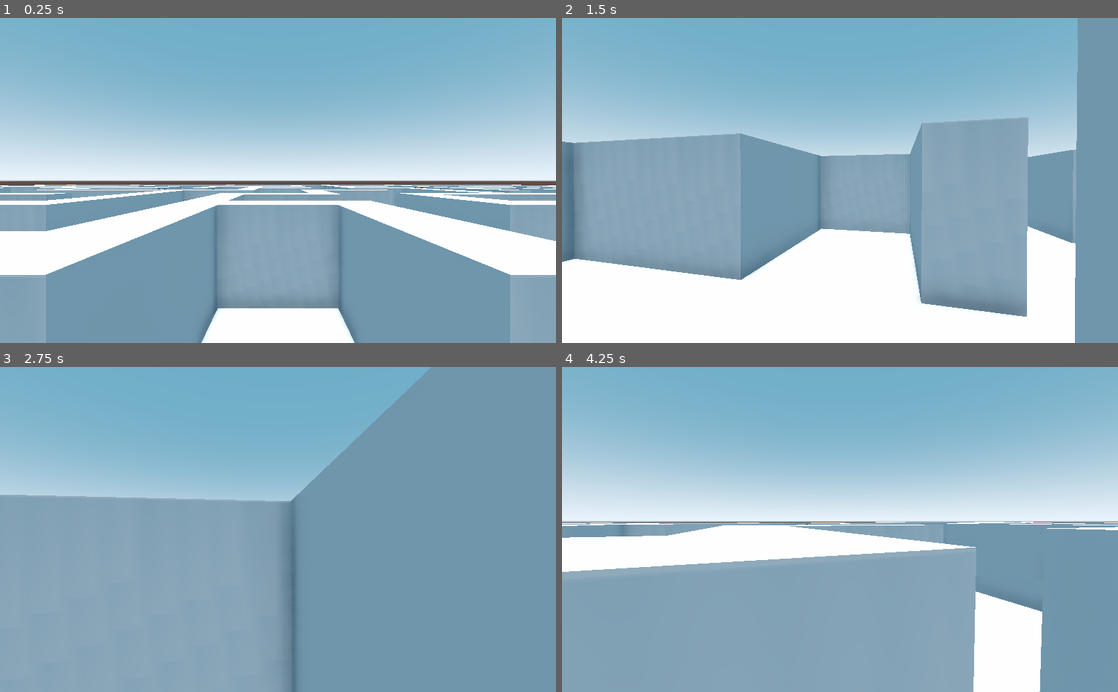
Above: before the commit, frames 1-4 (two rows, left to right).
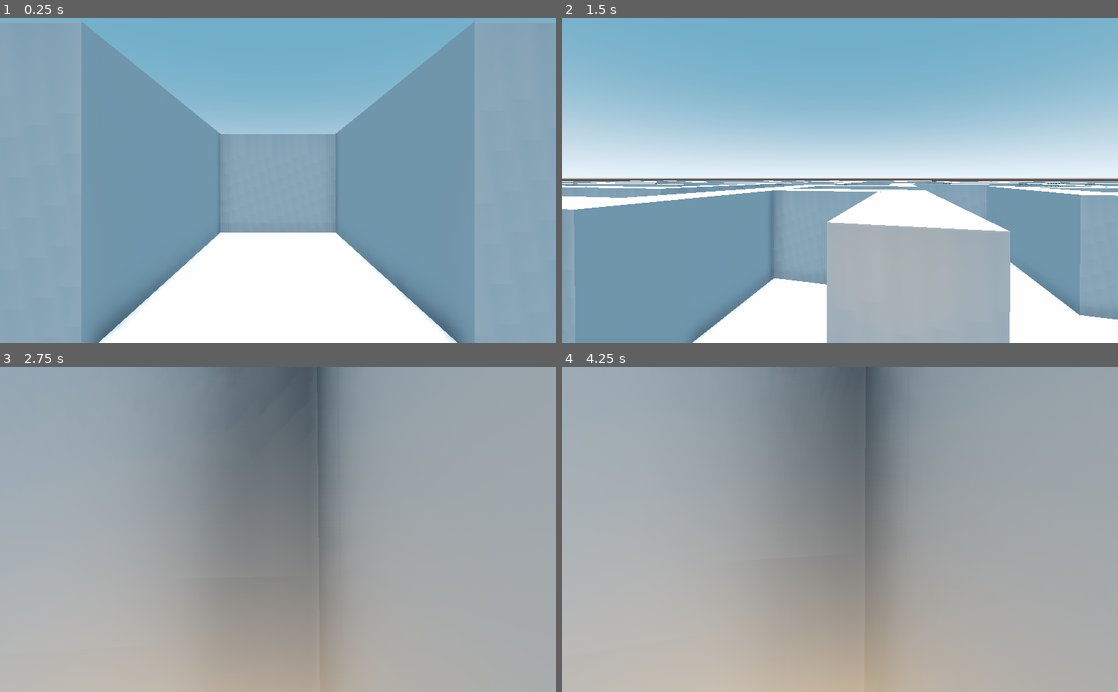
Above: after the commit, the same moments.

Repository: pragma-strict/stone-soup-GGJ
Game: Godot game, scene res://Scenes/Main.tscn
The game is run twice, just before and just after one commit, with the same random seed, the same clock (stepped at 60 frames per second) and the same inputs.
Inputs (mouse positions are in pixels of both pictures, inside the frame that each line leads up to):
- Up to frame 1 (0.25 s): no input
- Up to frame 2 (1.5 s): move the mouse to (962, 164) at 0.52 s; hold D (move_right) 0.53-1.28 s; tap Space (action_jump) at 0.6, 0.77, 1.07, 1.35 s; click (962, 164) at 0.67 s; move the mouse to (812, 180) at 1.27 s; hold W (move_forward) from 1.28 s (still down)
- Up to frame 3 (2.75 s): keep holding W (move_forward); tap Space (action_jump) at 1.52, 1.82, 2.1 s; move the mouse to (289, 523) at 2.02 s
- Up to frame 4 (4.25 s): keep holding W (move_forward); move the mouse to (834, 536) at 2.77 s; tap Space (action_jump) at 2.85, 3.02, 3.32, 3.6, 3.77, 4.07 s; move the mouse to (878, 532) at 3.52 s

The runs differ from the first frame. In frame 1, 56% of the frame differs, in the area x 0-100%, y 1-100%; in frame 2, 46%; in frame 3, 99%; in frame 4, 100%, in the area x 0-100%, y 0-100%.

Commit message:
Make tiles scenes and fix movement

Diff:
--- /dev/null
+++ b/Scenes/Corner Tile.tscn
@@ -0,0 +1,15 @@
+[gd_scene load_steps=3 format=2]
+
+[ext_resource path="res://Meshes/corner.obj" type="ArrayMesh" id=1]
+
+[sub_resource type="BoxShape" id=1]
+
+[node name="StaticBody" type="StaticBody"]
+
+[node name="MeshInstance" type="MeshInstance" parent="."]
+mesh = ExtResource( 1 )
+material/0 = null
+
+[node name="CollisionShape" type="CollisionShape" parent="."]
+transform = Transform( 0.3, 0, 0, 0, 1.1, 0, 0, 0, 0.3, 0, 1.1, 0 )
+shape = SubResource( 1 )
--- /dev/null
+++ b/Scenes/Door Tile.tscn
@@ -0,0 +1,16 @@
+[gd_scene load_steps=3 format=2]
+
+[sub_resource type="BoxShape" id=1]
+
+[sub_resource type="CubeMesh" id=2]
+
+[node name="StaticBody" type="StaticBody"]
+
+[node name="CollisionShape" type="CollisionShape" parent="."]
+transform = Transform( 0.7, 0, 0, 0, 0.5, 0, 0, 0, 0.25, 0, 0.5, 0 )
+shape = SubResource( 1 )
+
+[node name="MeshInstance" type="MeshInstance" parent="."]
+transform = Transform( 0.7, 0, 0, 0, 0.5, 0, 0, 0, 0.3, 0, 0.5, 0 )
+mesh = SubResource( 2 )
+material/0 = null
--- /dev/null
+++ b/Scenes/Floor Tile.tscn
@@ -0,0 +1,15 @@
+[gd_scene load_steps=3 format=2]
+
+[ext_resource path="res://Meshes/path.obj" type="ArrayMesh" id=1]
+
+[sub_resource type="BoxShape" id=1]
+
+[node name="StaticBody" type="StaticBody"]
+
+[node name="CollisionShape" type="CollisionShape" parent="."]
+transform = Transform( 0.7, 0, 0, 0, 0.5, 0, 0, 0, 0.7, 0, 0.5, 0 )
+shape = SubResource( 1 )
+
+[node name="MeshInstance" type="MeshInstance" parent="."]
+mesh = ExtResource( 1 )
+material/0 = null
--- a/Scenes/Main.tscn
+++ b/Scenes/Main.tscn
@@ -8,10 +8,12 @@
 [ext_resource path="res://Scripts/PlayerCam.gd" type="Script" id=6]
 [ext_resource path="res://Scripts/Player.gd" type="Script" id=7]
 [ext_resource path="res://Scripts/GameManager.gd" type="Script" id=8]
+[ext_resource path="res://Scenes/Wall Tile.tscn" type="PackedScene" id=9]
+[ext_resource path="res://Scenes/Floor Tile.tscn" type="PackedScene" id=10]
+[ext_resource path="res://Scenes/Corner Tile.tscn" type="PackedScene" id=11]
+[ext_resource path="res://Scenes/Door Tile.tscn" type="PackedScene" id=12]
 
-[sub_resource type="CapsuleShape" id=2]
-
-[sub_resource type="BoxShape" id=3]
+[sub_resource type="CylinderShape" id=6]
 
 [sub_resource type="PlaneMesh" id=4]
 
@@ -28,7 +30,7 @@
 "times": PoolRealArray( 0, 4 ),
 "transitions": PoolRealArray( 0.31864, 1 ),
 "update": 0,
-"values": [ 10.0, 0.0 ]
+"values": [ 16.0, 0.0 ]
 }
 
 [node name="GameManager" type="Node"]
@@ -39,7 +41,13 @@
 transform = Transform( 1, 0, 0, 0, 1, 0, 0, 0, 1, 0, -0.962774, 0 )
 script = ExtResource( 1 )
 graph_dimensions = Vector2( 15, 15 )
-scale = 2.0
+scale = 3.0
+tile_scenes = {
+"Corner": ExtResource( 11 ),
+"Door": ExtResource( 12 ),
+"Path": ExtResource( 10 ),
+"Wall": ExtResource( 9 )
+}
 tile_meshes = {
 "Corner": ExtResource( 3 ),
 "Door": ExtResource( 5 ),
@@ -53,41 +61,26 @@
 __meta__ = {
 "_edit_group_": true
 }
+movement_speed = 10.0
 
 [node name="PlayerCam" type="Camera" parent="Player"]
+transform = Transform( 1, 0, 0, 0, 1, 0, 0, 0, 1, 0, 0.898164, 0.384132 )
 script = ExtResource( 6 )
-__meta__ = {
-"_edit_lock_": true
-}
 
 [node name="CollisionShape" type="CollisionShape" parent="Player"]
-shape = SubResource( 2 )
-__meta__ = {
-"_edit_lock_": true
-}
+transform = Transform( 0.1, 0, 0, 0, 1, 0, 0, 0, 0.1, 0, 0, 0 )
+shape = SubResource( 6 )
 
 [node name="TorchLight" type="OmniLight" parent="Player"]
 light_color = Color( 0.709804, 0.513726, 0.0509804, 1 )
-light_energy = 0.0
+light_energy = 10.0
 shadow_enabled = true
 omni_attenuation = 6.72717
 
-[node name="Ground Plane" type="StaticBody" parent="."]
-__meta__ = {
-"_edit_group_": true,
-"_edit_lock_": true
-}
-
-[node name="CollisionShape" type="CollisionShape" parent="Ground Plane"]
-transform = Transform( 100, 0, 0, 0, -4.37114e-06, 1, 0, -100, -4.37114e-08, 0, 0, 0 )
-shape = SubResource( 3 )
-__meta__ = {
-"_edit_lock_": true
-}
-
-[node name="MeshInstance" type="MeshInstance" parent="Ground Plane"]
+[node name="MeshInstance" type="MeshInstance" parent="."]
 transform = Transform( 25, 0, 0, 0, 1, 0, 0, 0, 25, 0, 0, 0 )
 mesh = SubResource( 4 )
+skeleton = NodePath("")
 material/0 = null
 __meta__ = {
 "_edit_lock_": true
--- /dev/null
+++ b/Scenes/Wall Tile.tscn
@@ -0,0 +1,16 @@
+[gd_scene load_steps=3 format=2]
+
+[ext_resource path="res://Meshes/wall.obj" type="ArrayMesh" id=1]
+
+[sub_resource type="BoxShape" id=1]
+
+[node name="StaticBody" type="StaticBody"]
+
+[node name="MeshInstance" type="MeshInstance" parent="."]
+mesh = ExtResource( 1 )
+skeleton = NodePath("../..")
+material/0 = null
+
+[node name="CollisionShape" type="CollisionShape" parent="."]
+transform = Transform( 0.69, 0, 0, 0, 1.1, 0, 0, 0, 0.3, 0, 1.1, 0 )
+shape = SubResource( 1 )
--- a/Scripts/GameManager.gd
+++ b/Scripts/GameManager.gd
@@ -3,6 +3,7 @@
 var day_env = preload("res://Environment Settings/day_env.tres")
 var night_env = preload("res://Environment Settings/night_env.tres")
 var twilight_env = preload("res://Environment Settings/twilight_env.tres")
+
 
 export(float) var torch_burn_duration = 5
 
--- a/Scripts/Labyrinth.gd
+++ b/Scripts/Labyrinth.gd
@@ -1,8 +1,15 @@
 extends Node
 
-# How many node wide is the graph?
-export(Vector2) var graph_dimensions
+
+export(Vector2) var graph_dimensions # How many node wide is the graph?
 export(float) var scale
+
+export(Dictionary) var tile_scenes = {
+	"Path" : PackedScene,
+	"Wall" : PackedScene,
+	"Door" : PackedScene,
+	"Corner" : PackedScene
+}
 
 export(Dictionary) var tile_meshes = {
 	"Path" : Mesh,
@@ -38,8 +45,7 @@
 	var keys = tile_meshes.keys()
 	for i in range(len(keys)):
 		tile_prototypes[keys[i]] = {
-			'type' : keys[i],
-			'mesh' : tile_meshes[keys[i]]
+			'type' : keys[i]
 		}
 
 
@@ -56,10 +62,10 @@
 	var tile_index = graph.graph_to_tile_index(node_index, tilemap_dimensions)
 
 	# Collect protos for clarity
-	var corner_proto = tile_prototypes['Corner']
-	var path_proto = tile_prototypes['Path']
-	var wall_proto = tile_prototypes['Wall']
-	var door_proto = tile_prototypes['Door']
+	var corner_proto = 'Corner'
+	var path_proto = 'Path'
+	var wall_proto = 'Wall'
+	var door_proto = 'Door'
 
 	# Get tile indices
 	var corner_tl = Array2D.get_diagonal(tile_index, IntVector2.new(-1, 1), tilemap_dimensions)
@@ -105,13 +111,13 @@
 
 
 # Generates a single tile
-func generate_tile(index:int, proto:Dictionary, rot:int):
+func generate_tile(index:int, type:String, rot:int):
 	var position = Array2D.to_coordinate_vec3(index, tilemap_dimensions)
 	position.x -= round(tilemap_dimensions.x / 2)
 	position.z -= round(tilemap_dimensions.y / 2)
 	position *= scale
 	tiles[index] = {
-		'proto' : proto,
+		'type' : type,
 		'pos' : position,
 		'rot' : rot,
 		'tile' : null	 # This will be replaced with a MazeTileBase object
@@ -121,19 +127,21 @@
 # Create and add all mesh instances as children
 func instantiate_all_tiles():
 	for tile in tiles:
-		tile['tile'] = MazeTileBase.new(tile['proto']['type'], tile['proto']['mesh'], tile['pos'], tile['rot'])
-		add_child(tile['tile'].create_mesh_instance(scale))
+		var type = tile['type']
+		var scene = tile_scenes[type]
+		tile['tile'] = MazeTileBase.new(type, scene, tile['pos'], tile['rot'])
+		add_child(tile['tile'].create_scene_instance(scale))
 
 
 func deactivate_tiles(types:Array):
 	for tile in tiles:
-		if(types.has(tile['proto']['type'])):
+		if(types.has(tile['type'])):
 			tile['tile'].deactivate()
 
 
 func activate_tiles(types:Array):
 	for tile in tiles:
-		if(types.has(tile['proto']['type'])):
+		if(types.has(tile['type'])):
 			tile['tile'].activate()
 
 
--- a/Scripts/MazeTileBase.gd
+++ b/Scripts/MazeTileBase.gd
@@ -8,11 +8,21 @@
 var mesh:Mesh
 var mesh_instance:MeshInstance
 
+var packed_scene:PackedScene
 
-func _init(_type:String, _mesh:Mesh, _position:Vector3, _rotation:int):
-	mesh = _mesh
+func _init(_type:String, _scene:PackedScene, _position:Vector3, _rotation:int):
+	type = _type
+	packed_scene = _scene
 	position = _position
 	rotation = _rotation
+
+
+func create_scene_instance(scale):
+	var scene = packed_scene.instance()
+	scene.translate_object_local(position)
+	scene.rotate_object_local(Vector3(0, 1, 0), rotation * PI/2)
+	scene.scale_object_local(Vector3(scale, scale, scale))
+	return scene
 
 
 func create_mesh_instance(scale):
--- a/Scripts/Player.gd
+++ b/Scripts/Player.gd
@@ -1,40 +1,35 @@
 extends KinematicBody
 
 
+export(float) var jump_strength = 20.0
+export(float) var movement_speed = 5.0
+export(float) var gravity = 1.0
 
-var velocity = Vector3(0, 0, 0)
-
-const JUMP = 5
-const PLAYER_MOVE_SPEED = 4
-onready var GRAVITY = ProjectSettings.get("physics/3d/default_gravity") / 1000
-
-func move_forward_back(delta: float):
-	self.transform = self.transform.translated(Vector3(0, 0, delta * PLAYER_MOVE_SPEED))
-
-func move_left_right(delta: float):
-	self.transform = self.transform.translated(Vector3(delta * PLAYER_MOVE_SPEED, 0, 0))
-
-func _process(delta: float):
-	if Input.is_action_pressed("ui_up"):
-		self.move_forward_back(-delta)
-
-	elif Input.is_action_pressed("ui_down"):
-		self.move_forward_back(+delta)
-
-	if Input.is_action_pressed("ui_left"):
-		self.move_left_right(-delta)
-
-	elif Input.is_action_pressed("ui_right"):
-		self.move_left_right(+delta)
-
+var _velocity = Vector3.ZERO
+var _snap_vector = Vector3.DOWN
+var _move_direction := Vector3.ZERO
 
 func _physics_process(delta: float):
-	if Input.is_action_just_pressed("action_jump"):
-		if self.is_on_floor():
-			self.velocity.y += JUMP
+	# Handle movement
+	_move_direction.x = Input.get_action_strength("move_right") - Input.get_action_strength("move_left")
+	_move_direction.z = Input.get_action_strength("move_back") - Input.get_action_strength("move_forward")
+	_move_direction = _move_direction.rotated(Vector3.UP, rotation.y).normalized()
 
-	self.velocity -= Vector3(0, GRAVITY, 0)
-	self.velocity.y = clamp(self.velocity.y, -GRAVITY * 100, GRAVITY * 100)
+	_velocity.x = _move_direction.x * movement_speed
+	_velocity.z = _move_direction.z * movement_speed
+	_velocity.y -= gravity
 
-	self.velocity = self.move_and_slide(self.velocity, Vector3(0, 1, 0))
-	self.transform = self.transform.translated(self.velocity * delta)
+	# Handle jumping
+	var just_landed = is_on_floor() and _snap_vector == Vector3.ZERO
+	var should_jump = is_on_floor() and Input.is_action_just_pressed("action_jump")
+
+	if(should_jump):
+		_velocity.y = jump_strength
+		_snap_vector = Vector3.ZERO
+	elif(just_landed):
+		_snap_vector = Vector3.DOWN
+	elif(is_on_floor()):
+		_velocity.y = 0
+
+	# Apply velocity
+	_velocity = move_and_slide_with_snap(_velocity, _snap_vector, Vector3.UP)
Not shown: 1 places in Scenes/Main.tscn that only renumber resources
Not shown, changed: README.md
